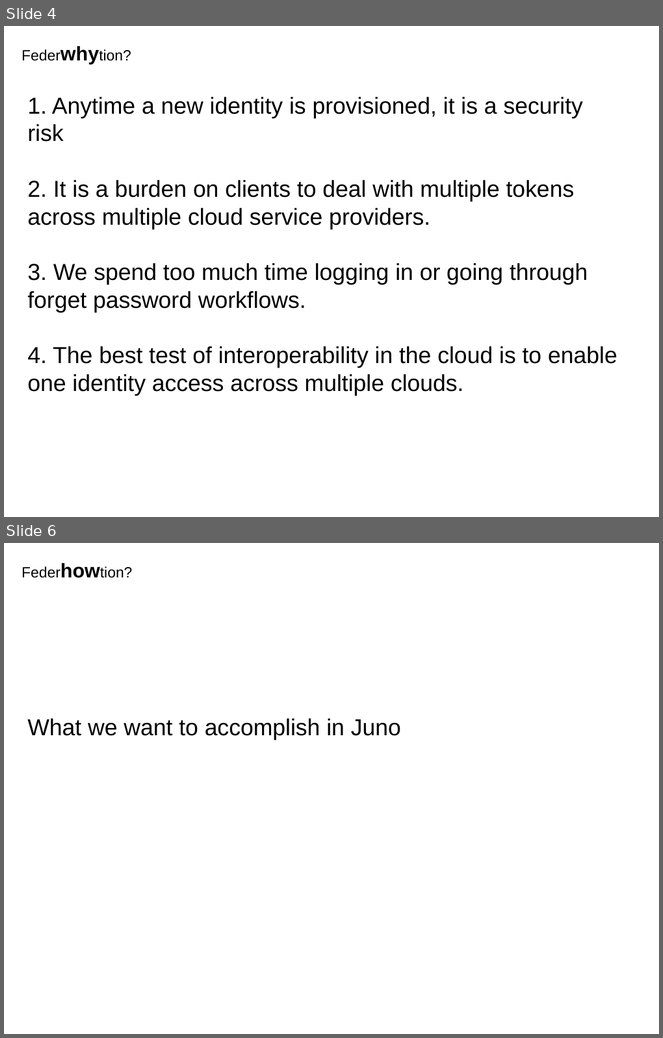
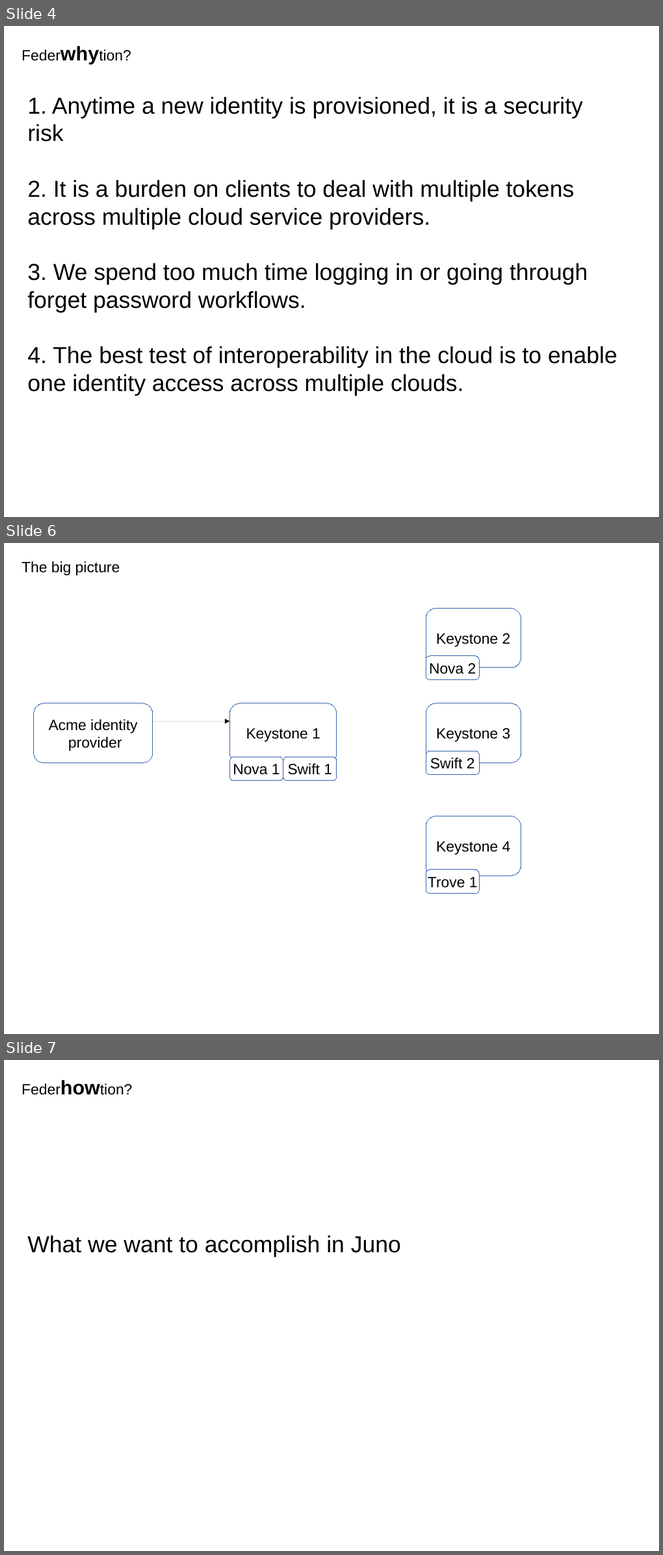
Before and after one commit to joesavak/OpenStackFederation, a slide deck: os-federation.odp. Shown one above the other, each under a label of ours: slides 4 and 6 before the commit, slides 4, 6 and 7 after it; the slides between them are not shown. The pictures are 663x1038 and 663x1555 pixels, drawn with LibreOffice and Linux fonts; fonts in the diff are those of the drawing. Boxes give left, top, right and bottom in pixels: in the first picture for what was removed or moved away, otherwise in the second. Text is boxed around its words. In the diff, an @@ line names an element or a change of style, - is before the commit and + after.

```diff
--- a/os-federation.odp
+++ b/os-federation.odp
@@ slide 6 added at [4, 543, 659, 1034], background #FFFFFF @@
@@ text added at [22, 561, 120, 575], 18 pt, text #000000 @@
+The big picture
@@ rounded rectangle added at [426, 609, 521, 668], outline #3465AF 0 pt, 18 pt, text #000000 @@
+Keystone 2
@@ rounded rectangle added at [426, 656, 480, 679], fill #FFFFFF, outline #3465AF 0 pt, 18 pt, text #000000 @@
+Nova 2
@@ rounded rectangle added at [34, 704, 153, 763], outline #3465AF 0 pt, 18 pt, text #000000 @@
+Acme identity
+provider
@@ rounded rectangle added at [230, 704, 337, 763], outline #3465AF 0 pt, 18 pt, text #000000 @@
+Keystone 1
@@ rounded rectangle added at [426, 704, 521, 763], outline #3465AF 0 pt, 18 pt, text #000000 @@
+Keystone 3
@@ arrow added from (153, 721) to (230, 721), #000000 0 pt @@
@@ rounded rectangle added at [230, 757, 284, 781], fill #FFFFFF, outline #3465AF 0 pt, 18 pt, text #000000 @@
+Nova 1
@@ rounded rectangle added at [284, 757, 337, 781], fill #FFFFFF, outline #3465AF 0 pt, 18 pt, text #000000 @@
+Swift 1
@@ rounded rectangle added at [426, 751, 480, 775], fill #FFFFFF, outline #3465AF 0 pt, 18 pt, text #000000 @@
+Swift 2
@@ rounded rectangle added at [426, 817, 521, 876], outline #3465AF 0 pt, 18 pt, text #000000 @@
+Keystone 4
@@ rounded rectangle added at [426, 870, 480, 894], fill #FFFFFF, outline #3465AF 0 pt, 18 pt, text #000000 @@
+Trove 1
@@ what was slide 6 is now slide 7 @@
```
Also in this commit, not shown: 1 slide changed, 1 other slide added, 1 slide removed.
